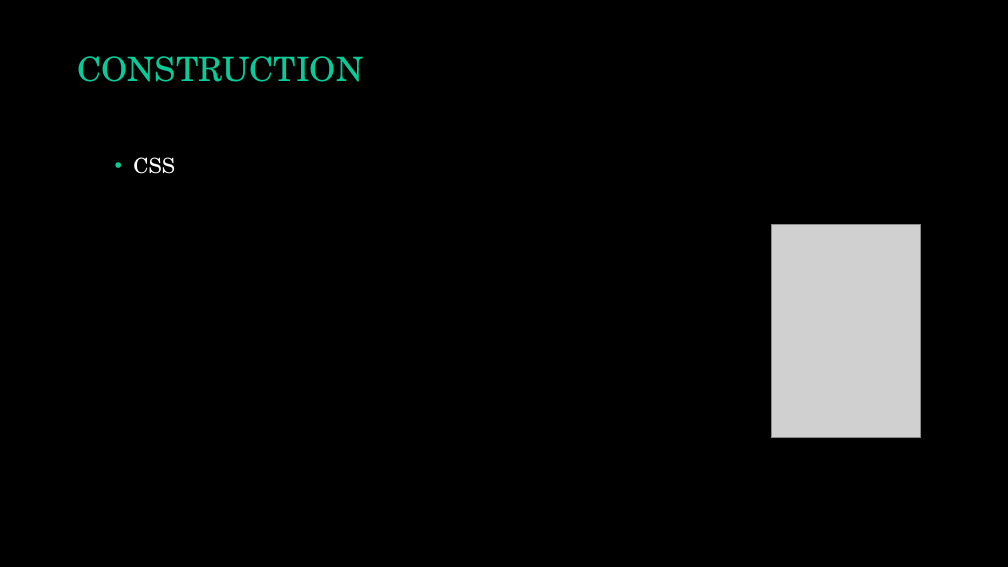
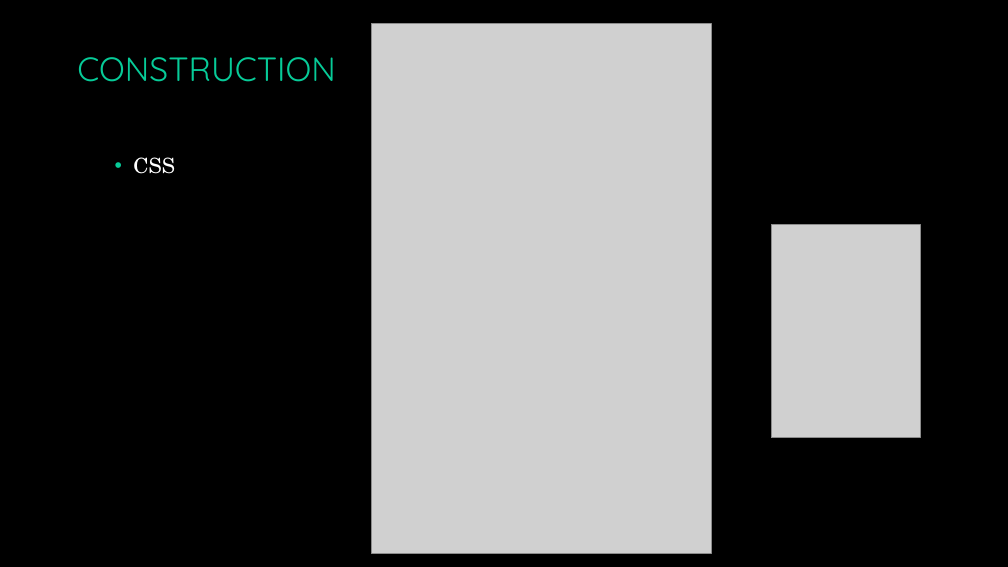
Before and after one commit to Sheronne/Projet-Web, a slide deck: slide 8 of Projet_Website_VueJS.pptx. Drawn at 1008x567 pixels with LibreOffice and Linux fonts; fonts in the diff are those of the drawing; grey boxes stand for pictures; background and template pictures are left out. Boxes give left, top, right and bottom in pixels: in the first picture for what was removed or moved away, otherwise in the second. Text is boxed around its words. In the diff, an @@ line names an element or a change of style, - is before the commit and + after.

```diff
--- a/Projet_Website_VueJS.pptx
+++ b/Projet_Website_VueJS.pptx
@@ picture added at box(372, 24, 712, 554) @@
@@ text "CONSTRUCTION" at box(77, 57, 336, 82): font TeX Gyre Schola to Quicksand @@
```
Also in this commit, not shown: 12 other slides changed.
